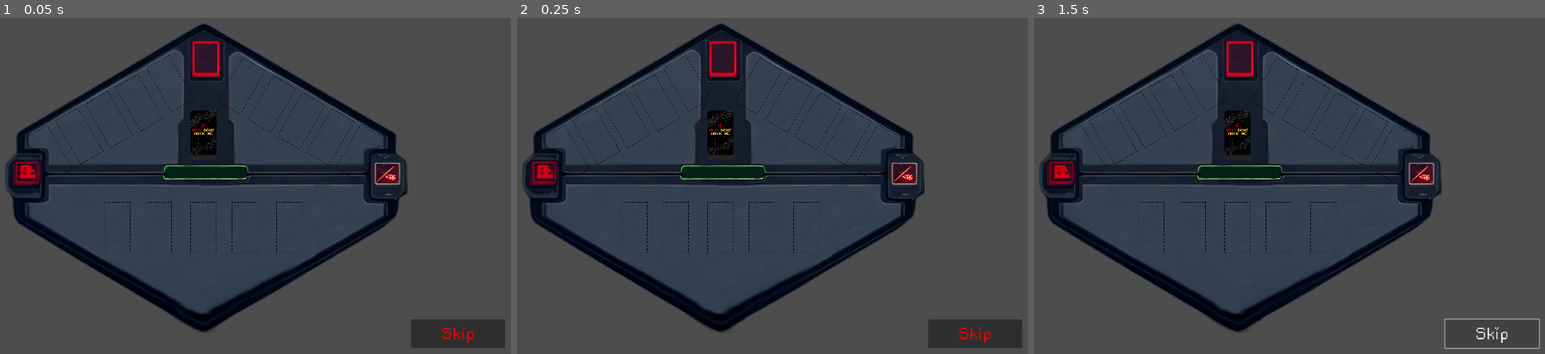
Above: before the commit, frames 1-3 (left to right).
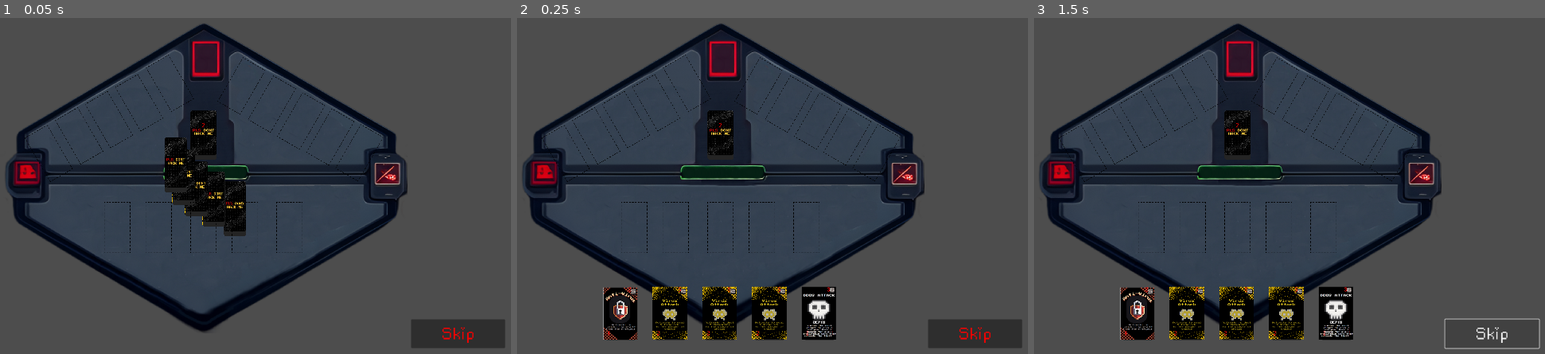
Above: after the commit, the same moments.

Repository: tawaninm/PlsDontHackMe
Game: Godot game, scene res://Scene/main.tscn
The game is run twice, just before and just after one commit, with the same random seed, the same clock (stepped at 60 frames per second) and the same inputs.
Inputs:
- Up to frame 1 (0.05 s): no input
- Up to frame 2 (0.25 s): no input
- Up to frame 3 (1.5 s): click "Skip" at 0.5 s; click "Skip" at 1.25 s

The runs differ from the first frame. In frame 1, 2.6% of the frame differs, in the area x 32-49%, y 31-65%; in frame 2, 4.7%, in the area x 16-63%, y 31-96%; in frame 3, 4.7%.

Commit message:
draw card when start turn

Diff:
--- a/Script/card_manager.gd
+++ b/Script/card_manager.gd
@@ -36,6 +36,7 @@
 	if card_slot_found and not card_slot_found.card_in_slot:
 		#card dropped in card slot
 		card_being_dragged.scale = Vector2(CARD_SMALLER_SCALE,CARD_SMALLER_SCALE)
+		card_being_dragged.z_index = -1
 		card_being_dragged.card_slot_card_is_in = card_slot_found
 		player_hand_reference.remove_card_from_hand(card_being_dragged)
 		#card dropped in empty card slot
--- a/Script/deck.gd
+++ b/Script/deck.gd
@@ -2,19 +2,28 @@
 
 const CARD_SCENE_PATH = "res://Scene/card.tscn"
 const CARD_DRAW_SPEED = 0.2
+const STARTING_HAND_SIZE = 5
 
-var player_deck = ["FileInfector","VirusAttack","DdosAttack","AntiVirus"]
+var player_deck = ["FileInfector","VirusAttack","DdosAttack","AntiVirus","VirusAttack","VirusAttack","VirusAttack"]
 var card_database_reference
-
+var draw_card_this_turn = false
 
 # Called when the node enters the scene tree for the first time.
 func _ready() -> void:
 	player_deck.shuffle()
 	$RichTextLabel.text = str(player_deck.size())
 	card_database_reference = preload("res://Script/CardDatabase.gd")
+	await $"../Playerhand".ready
+	for i in range(STARTING_HAND_SIZE):
+		draw_card()
+		draw_card_this_turn = false
 
 
 func draw_card():
+	if draw_card_this_turn:
+		return
+
+	draw_card_this_turn = true
 	var card_drawn_name = player_deck[0]
 	player_deck.erase(card_drawn_name)
 
